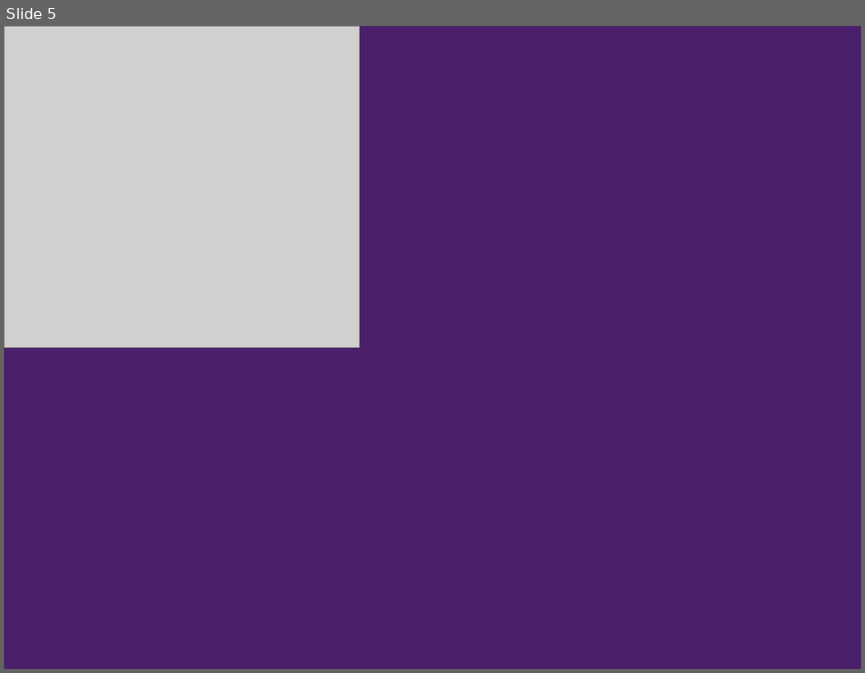
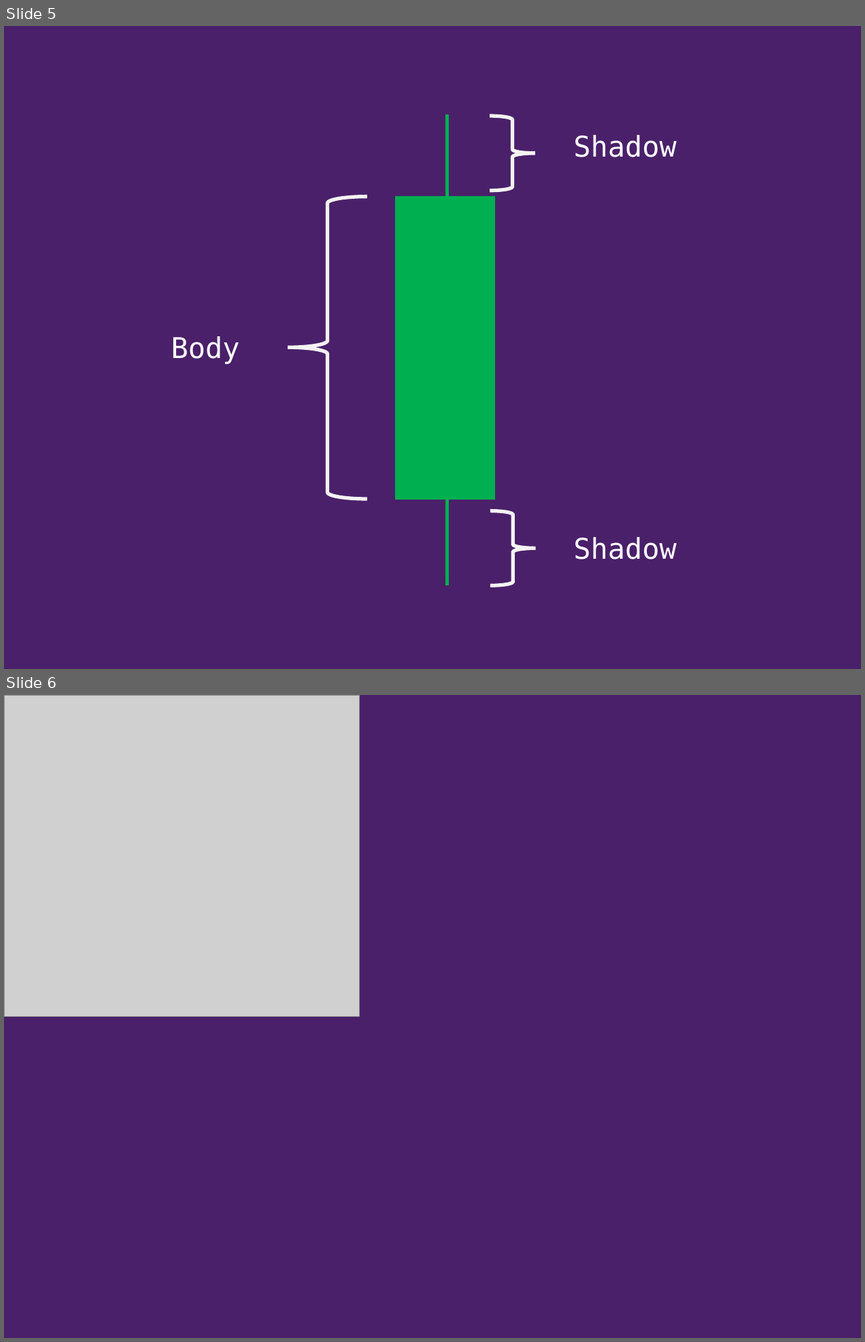
Before and after one commit to shoeb072022/SkeptiBullData, a slide deck: Introductory lecture/Technical Analysis.pptx. Shown one above the other, each under a label of ours: slide 5 before the commit, slides 5 and 6 after it. The pictures are 865x673 and 865x1342 pixels, drawn with LibreOffice and Linux fonts; fonts in the diff are those of the drawing; grey boxes stand for pictures. Boxes give left, top, right and bottom in pixels: in the first picture for what was removed or moved away, otherwise in the second. Text is boxed around its words. In the diff, an @@ line names an element or a change of style, - is before the commit and + after.

Commit message:
Recorded TA

```diff
--- a/Introductory lecture/Technical Analysis.pptx
+++ b/Introductory lecture/Technical Analysis.pptx
@@ slide 5 added at [4,26,861,669], background #4A206A @@
@@ line added from (447, 114) to (447, 586), #00B050 3 pt @@
@@ right brace added at [490,116,535,191], outline #F4F4F2 3 pt @@
@@ text added at [573,135,677,157], 24 pt, text #FFFFFF @@
+Shadow
@@ right brace added at [288,197,366,499], outline #F4F4F2 3 pt @@
@@ rectangle added at [396,197,494,499], fill #00B050, outline #00B050 1 pt @@
@@ text added at [171,336,240,364], 24 pt, text #FFFFFF @@
+Body
@@ right brace added at [490,511,535,586], outline #F4F4F2 3 pt @@
@@ text added at [573,537,677,559], 24 pt, text #FFFFFF @@
+Shadow
@@ what was slide 5 is now slide 6 @@
```
